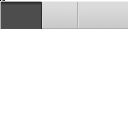
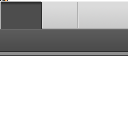
Layers edited between the first and the second w=128, h=128 image:
painted on "Background" over [0, 0, 128, 56]
